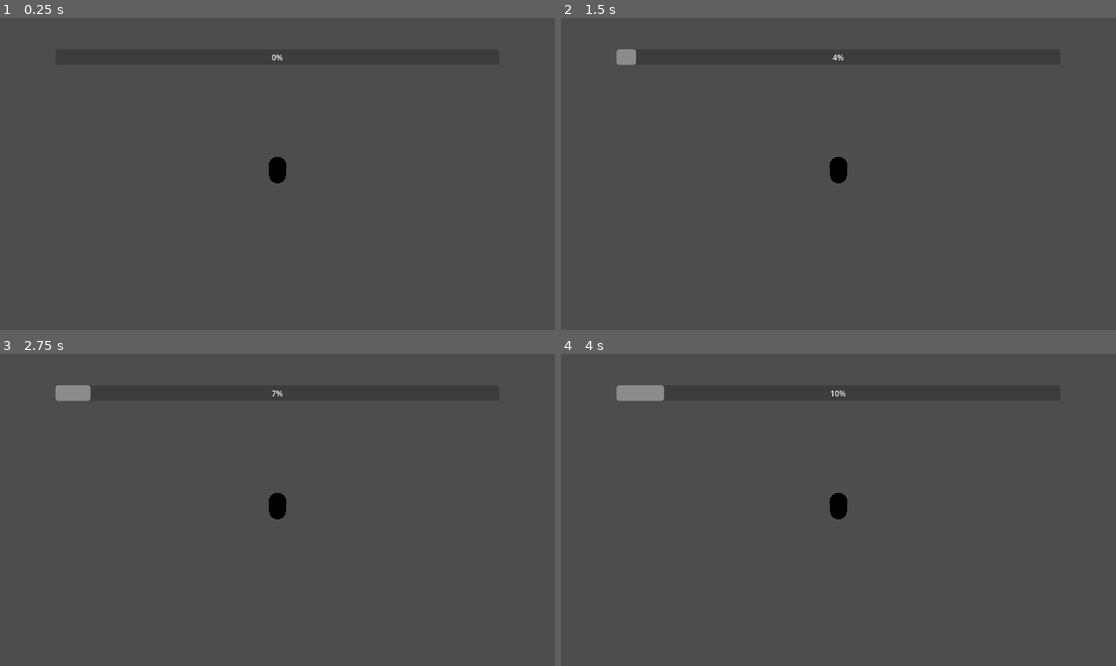
Above: before the commit, frames 1-4 (two rows, left to right).
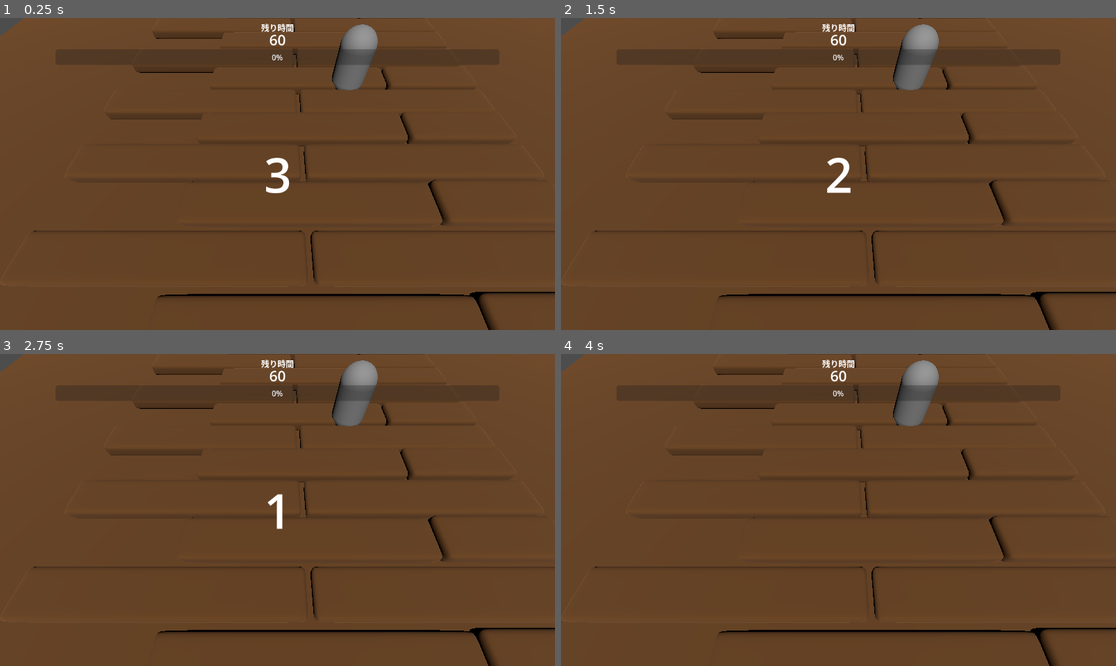
Above: after the commit, the same moments.

Repository: TaikiKume/WaraiWoBarenai
Game: Godot game, scene res://main.tscn
Two runs of this game, one before a commit and one after it. Both use one fixed random seed, a clock stepped at 60 frames per second and the inputs below.
Inputs:
- Up to frame 1 (0.25 s): no input
- Up to frame 2 (1.5 s): tap Enter at 0.5 s; hold Space (Laugh) 0.53-1.28 s; tap Space (Laugh) at 1.35 s
- Up to frame 3 (2.75 s): hold Space (Laugh) from 2.03 s (still down)
- Up to frame 4 (4 s): release Space (Laugh) at 2.78 s; tap Space (Laugh) at 2.85 s; tap Enter at 3.5 s; hold Space (Laugh) from 3.53 s (still down)

The runs differ from the first frame. In frame 1, 98% of the frame differs, in the area x 0-100%, y 0-100%; in frame 2, 99%; in frame 3, 99%; in frame 4, 99%.

Commit message:
家具の追加
家具の追加
ゲームクリア
３２１の追加

Diff:
--- a/LevelController.gd
+++ b/LevelController.gd
@@ -1,5 +1,9 @@
 extends Node
 @export var progressbar: ProgressBar
+
+@export var timerText : Label
+@export var countDownText : Label
+@export var timer : Timer
 #笑い声の範囲
 var laughRadius : float = 0.0
 #笑いゲージ
@@ -9,6 +13,10 @@
 #クリア時間
 @export var gameOverTime : float = 60.0
 
+var isStartGame : bool =false
+
+var count : int =0
+
 # Called when the node enters the scene tree for the first time.
 func _ready():
 	pass # Replace with function body.
@@ -16,20 +24,32 @@
 
 # Called every frame. 'delta' is the elapsed time since the previous frame.
 func _process(delta):
+	if(!isStartGame):
+		return 0
+
+
+
 	progressbar.value = laughGagePoint
 	print(laughGagePoint)
+
+	timerText.text = str(int(gameOverTime - progressTimer));
 #Clear!!!!
 	if(laughGagePoint>=100):
+		get_tree().change_scene_to_file("res://game_clear.tscn")
 		print("GameClear");
+		return 1
 
 #TimeOver判定
 	progressTimer += delta;
 	if(progressTimer>gameOverTime):
+		get_tree().change_scene_to_file("res://game_over.tscn")
 		print("TimeOver");
 
 
 #プレイヤーの死亡判定をする
 	if($Oni.global_transform.origin.length()<$Oni.room_burst_distance&&laughRadius>0.1):
+
+		get_tree().change_scene_to_file("res://game_over.tscn")
 		print("Die");
 
 
@@ -46,3 +66,15 @@
 #笑いを止める
 func _resetLaughRadius():
 	laughRadius = 0;
+
+func _getisStartGame():
+		return isStartGame;
+
+func _on_timer_timeout():
+	count+=1
+	if(count<4):
+		countDownText.text=str(3-count);
+	else:
+		timer.paused=true;
+		countDownText.hide()
+		isStartGame=true;
--- a/Player.gd
+++ b/Player.gd
@@ -11,6 +11,7 @@
 @export var addPitchScaleSpeed : float = 0.1
 
 var initialVolume : float
+var pushTime : float =0.0
 
 # Called when the node enters the scene tree for the first time.
 func _ready():
@@ -20,16 +21,19 @@
 
 # Called every frame. 'delta' is the elapsed time since the previous frame.
 func _process(delta):
+	if(!get_parent()._getisStartGame()):
+				return 1;
 	if(Input.is_action_just_pressed("Laugh")):
 		$AudioStreamPlayer.play()
 	if (Input.is_action_pressed("Laugh")):
 			$AudioStreamPlayer.volume_db +=2*delta
 			$AudioStreamPlayer.pitch_scale+=0.1*delta
 			get_parent()._addLaughRadius(laughSpreadSpeed*delta)
-			get_parent()._addLaughGagePoint(laughPointSpeed*delta)
-			print(get_parent().laughRadius   )
+			get_parent()._addLaughGagePoint((pushTime*0.5+laughPointSpeed)*delta)
+			pushTime+=delta;
 	else:
 		$AudioStreamPlayer.stop()
 		$AudioStreamPlayer.volume_db = initialVolume
 		$AudioStreamPlayer.pitch_scale=1
+		pushTime=0.0
 		get_parent()._resetLaughRadius()
--- /dev/null
+++ b/game_clear.gd
@@ -0,0 +1,12 @@
+extends Node2D
+
+
+
+
+
+func _on_restart_button_pressed():
+	get_tree().change_scene_to_file("res://main.tscn")
+
+
+func _on_back_to_title_button_pressed():
+	pass # Replace with function body.
--- /dev/null
+++ b/game_clear.tscn
@@ -0,0 +1,69 @@
+[gd_scene load_steps=2 format=3 uid="uid://dsw06ucuyw2xh"]
+
+[ext_resource type="Script" path="res://game_clear.gd" id="1_emw4q"]
+
+[node name="GameClear" type="Node2D"]
+script = ExtResource("1_emw4q")
+
+[node name="Control" type="Control" parent="."]
+layout_mode = 3
+anchors_preset = 0
+offset_right = 1150.0
+offset_bottom = 648.0
+
+[node name="Panel" type="Panel" parent="Control"]
+layout_mode = 0
+offset_right = 1153.0
+offset_bottom = 646.0
+
+[node name="Label" type="Label" parent="Control/Panel"]
+layout_mode = 1
+anchors_preset = 5
+anchor_left = 0.5
+anchor_right = 0.5
+offset_left = -293.0
+offset_right = 293.0
+offset_bottom = 282.0
+grow_horizontal = 2
+theme_override_font_sizes/font_size = 80
+text = "GameClear
+"
+horizontal_alignment = 1
+vertical_alignment = 1
+
+[node name="RestartButton" type="Button" parent="Control"]
+layout_mode = 1
+anchors_preset = 8
+anchor_left = 0.5
+anchor_top = 0.5
+anchor_right = 0.5
+anchor_bottom = 0.5
+offset_left = -200.0
+offset_top = -38.5
+offset_right = 200.0
+offset_bottom = 38.5
+grow_horizontal = 2
+grow_vertical = 2
+theme_override_font_sizes/font_size = 50
+text = "Restart
+"
+
+[node name="BackToTitleButton" type="Button" parent="Control"]
+layout_mode = 1
+anchors_preset = 8
+anchor_left = 0.5
+anchor_top = 0.5
+anchor_right = 0.5
+anchor_bottom = 0.5
+offset_left = -200.0
+offset_top = 73.5
+offset_right = 200.0
+offset_bottom = 150.5
+grow_horizontal = 2
+grow_vertical = 2
+theme_override_font_sizes/font_size = 50
+text = "BackToTitle
+"
+
+[connection signal="pressed" from="Control/RestartButton" to="." method="_on_restart_button_pressed"]
+[connection signal="pressed" from="Control/BackToTitleButton" to="." method="_on_back_to_title_button_pressed"]
--- /dev/null
+++ b/game_over.gd
@@ -0,0 +1,19 @@
+extends Node2D
+
+
+# Called when the node enters the scene tree for the first time.
+func _ready():
+	pass # Replace with function body.
+
+
+# Called every frame. 'delta' is the elapsed time since the previous frame.
+func _process(delta):
+	pass
+
+
+func _on_restart_button_pressed():
+	get_tree().change_scene_to_file("res://main.tscn")
+
+
+func _on_back_to_title_button_pressed():
+	pass # Replace with function body.
--- /dev/null
+++ b/game_over.tscn
@@ -0,0 +1,69 @@
+[gd_scene load_steps=2 format=3 uid="uid://kdidxejgly6v"]
+
+[ext_resource type="Script" path="res://game_over.gd" id="1_3xfl0"]
+
+[node name="GameOver" type="Node2D"]
+script = ExtResource("1_3xfl0")
+
+[node name="Control" type="Control" parent="."]
+layout_mode = 3
+anchors_preset = 0
+offset_right = 1150.0
+offset_bottom = 648.0
+
+[node name="Panel" type="Panel" parent="Control"]
+layout_mode = 0
+offset_right = 1153.0
+offset_bottom = 646.0
+
+[node name="Label" type="Label" parent="Control/Panel"]
+layout_mode = 1
+anchors_preset = 5
+anchor_left = 0.5
+anchor_right = 0.5
+offset_left = -293.0
+offset_right = 293.0
+offset_bottom = 282.0
+grow_horizontal = 2
+theme_override_font_sizes/font_size = 80
+text = "GameOver
+"
+horizontal_alignment = 1
+vertical_alignment = 1
+
+[node name="RestartButton" type="Button" parent="Control"]
+layout_mode = 1
+anchors_preset = 8
+anchor_left = 0.5
+anchor_top = 0.5
+anchor_right = 0.5
+anchor_bottom = 0.5
+offset_left = -200.0
+offset_top = -38.5
+offset_right = 200.0
+offset_bottom = 38.5
+grow_horizontal = 2
+grow_vertical = 2
+theme_override_font_sizes/font_size = 50
+text = "Restart
+"
+
+[node name="BackToTitleButton" type="Button" parent="Control"]
+layout_mode = 1
+anchors_preset = 8
+anchor_left = 0.5
+anchor_top = 0.5
+anchor_right = 0.5
+anchor_bottom = 0.5
+offset_left = -200.0
+offset_top = 73.5
+offset_right = 200.0
+offset_bottom = 150.5
+grow_horizontal = 2
+grow_vertical = 2
+theme_override_font_sizes/font_size = 50
+text = "BackToTitle
+"
+
+[connection signal="pressed" from="Control/RestartButton" to="." method="_on_restart_button_pressed"]
+[connection signal="pressed" from="Control/BackToTitleButton" to="." method="_on_back_to_title_button_pressed"]
--- /dev/null
+++ b/main.gdshader
@@ -0,0 +1,19 @@
+shader_type spatial;
+
+void vertex() {
+	// Called for every vertex the material is visible on.
+}
+
+void fragment() {
+	// 色を取得
+    vec4 color = texture(TEXTURE, UV);
+    // アルファ値以外を置き換える
+    color.rgb = vec3(1, 1, 1);
+    // 反映
+    COLOR = color;
+}
+
+//void light() {
+	// Called for every pixel for every light affecting the material.
+	// Uncomment to replace the default light processing function with this one.
+//}
--- a/main.tscn
+++ b/main.tscn
@@ -1,28 +1,164 @@
-[gd_scene load_steps=5 format=3 uid="uid://bdr6u28mxy1nk"]
+[gd_scene load_steps=8 format=3 uid="uid://bdr6u28mxy1nk"]
 
 [ext_resource type="Script" path="res://LevelController.gd" id="1_ly0cm"]
 [ext_resource type="Script" path="res://LaughterProgress.gd" id="1_ruh3q"]
 [ext_resource type="PackedScene" uid="uid://btfwplr3egwdi" path="res://oni.tscn" id="2_58pul"]
 [ext_resource type="PackedScene" uid="uid://deoyko10lrx6b" path="res://player.tscn" id="3_516bt"]
+[ext_resource type="ArrayMesh" uid="uid://0rxedu130skt" path="res://Room/floor_tiles.obj" id="5_1j40x"]
+[ext_resource type="Material" uid="uid://b5w4slquha3nf" path="res://wood.tres" id="6_lj2re"]
+
+[sub_resource type="BoxMesh" id="BoxMesh_d7e1t"]
 
 [node name="Root" type="Node3D"]
 
 [node name="MainCamera" type="Camera3D" parent="."]
-transform = Transform3D(1, 0, 0, 0, 0.5, 0.866025, 0, -0.866025, 0.5, 0, 10, 6)
+transform = Transform3D(1, 0, 0, 0, 0.5, 0.866025, 0, -0.866025, 0.5, -2.27905, 3.67359, 6)
 
 [node name="LaughterProgress" type="ProgressBar" parent="MainCamera"]
-offset_left = 47.0
-offset_top = 41.0
-offset_right = 1096.0
-offset_bottom = 68.0
+offset_left = 53.0
+offset_top = 57.0
+offset_right = 1102.0
+offset_bottom = 84.0
 script = ExtResource("1_ruh3q")
 
-[node name="LevelController" type="Node" parent="." node_paths=PackedStringArray("progressbar")]
+[node name="TimerText" type="Label" parent="MainCamera"]
+anchors_preset = 5
+anchor_left = 0.5
+anchor_right = 0.5
+offset_left = -114.0
+offset_top = 24.0
+offset_right = 114.0
+offset_bottom = 66.0
+grow_horizontal = 2
+theme_override_font_sizes/font_size = 30
+text = "60"
+horizontal_alignment = 1
+vertical_alignment = 1
+
+[node name="Label2" type="Label" parent="MainCamera"]
+anchors_preset = 5
+anchor_left = 0.5
+anchor_right = 0.5
+offset_left = -114.0
+offset_top = -1.0
+offset_right = 114.0
+offset_bottom = 41.0
+grow_horizontal = 2
+theme_override_font_sizes/font_size = 17
+text = "残り時間
+"
+horizontal_alignment = 1
+vertical_alignment = 1
+
+[node name="CountDownText" type="Label" parent="MainCamera"]
+anchors_preset = 8
+anchor_left = 0.5
+anchor_top = 0.5
+anchor_right = 0.5
+anchor_bottom = 0.5
+offset_left = -20.0
+offset_top = -11.5
+offset_right = 20.0
+offset_bottom = 11.5
+grow_horizontal = 2
+grow_vertical = 2
+theme_override_font_sizes/font_size = 100
+text = "3
+"
+horizontal_alignment = 1
+vertical_alignment = 1
+
+[node name="DirectionalLight3D" type="DirectionalLight3D" parent="MainCamera"]
+
+[node name="LevelController" type="Node" parent="." node_paths=PackedStringArray("progressbar", "timerText", "countDownText", "timer")]
 script = ExtResource("1_ly0cm")
 progressbar = NodePath("../MainCamera/LaughterProgress")
+timerText = NodePath("../MainCamera/TimerText")
+countDownText = NodePath("../MainCamera/CountDownText")
+timer = NodePath("../Timer")
 
 [node name="Oni" parent="LevelController" instance=ExtResource("2_58pul")]
 
 [node name="Player" parent="LevelController" instance=ExtResource("3_516bt")]
 laughSpreadSpeed = 50.0
-laughPointSpeed = 5.0
+laughPointSpeed = 100.0
+
+[node name="Timer" type="Timer" parent="."]
+autostart = true
+
+[node name="FloorTiles2" type="MeshInstance3D" parent="."]
+transform = Transform3D(2, 0, 0, 0, 2, 0, 0, 0, 2, -1.31499, -1.01223, 0.51183)
+mesh = ExtResource("5_1j40x")
+surface_material_override/0 = ExtResource("6_lj2re")
+surface_material_override/1 = ExtResource("6_lj2re")
+surface_material_override/2 = ExtResource("6_lj2re")
+
+[node name="FloorTiles3" type="MeshInstance3D" parent="."]
+transform = Transform3D(2, 0, 0, 0, 2, 0, 0, 0, 2, -1.31499, -1.01223, 2.71012)
+mesh = ExtResource("5_1j40x")
+surface_material_override/0 = ExtResource("6_lj2re")
+surface_material_override/1 = ExtResource("6_lj2re")
+surface_material_override/2 = ExtResource("6_lj2re")
+
+[node name="FloorTiles4" type="MeshInstance3D" parent="."]
+transform = Transform3D(2, 0, 0, 0, 2, 0, 0, 0, 2, -1.31499, -1.01223, 4.99633)
+mesh = ExtResource("5_1j40x")
+surface_material_override/0 = ExtResource("6_lj2re")
+surface_material_override/1 = ExtResource("6_lj2re")
+surface_material_override/2 = ExtResource("6_lj2re")
+
+[node name="FloorTiles5" type="MeshInstance3D" parent="."]
+transform = Transform3D(2, 0, 0, 0, 2, 0, 0, 0, 2, -1.31499, -1.01223, 7.33342)
+mesh = ExtResource("5_1j40x")
+surface_material_override/0 = ExtResource("6_lj2re")
+surface_material_override/1 = ExtResource("6_lj2re")
+surface_material_override/2 = ExtResource("6_lj2re")
+
+[node name="FloorTiles6" type="MeshInstance3D" parent="."]
+transform = Transform3D(2, 0, 0, 0, 2, 0, 0, 0, 2, -1.31499, -1.01223, 9.65335)
+mesh = ExtResource("5_1j40x")
+surface_material_override/0 = ExtResource("6_lj2re")
+surface_material_override/1 = ExtResource("6_lj2re")
+surface_material_override/2 = ExtResource("6_lj2re")
+
+[node name="FloorTiles7" type="MeshInstance3D" parent="."]
+transform = Transform3D(2, 0, 0, 0, 2, 0, 0, 0, 2, -1.31499, -1.01223, -10.9807)
+mesh = ExtResource("5_1j40x")
+surface_material_override/0 = ExtResource("6_lj2re")
+surface_material_override/1 = ExtResource("6_lj2re")
+surface_material_override/2 = ExtResource("6_lj2re")
+
+[node name="FloorTiles8" type="MeshInstance3D" parent="."]
+transform = Transform3D(2, 0, 0, 0, 2, 0, 0, 0, 2, -1.31499, -1.01223, -8.78244)
+mesh = ExtResource("5_1j40x")
+surface_material_override/0 = ExtResource("6_lj2re")
+surface_material_override/1 = ExtResource("6_lj2re")
+surface_material_override/2 = ExtResource("6_lj2re")
+
+[node name="FloorTiles9" type="MeshInstance3D" parent="."]
+transform = Transform3D(2, 0, 0, 0, 2, 0, 0, 0, 2, -1.31499, -1.01223, -6.49624)
+mesh = ExtResource("5_1j40x")
+surface_material_override/0 = ExtResource("6_lj2re")
+surface_material_override/1 = ExtResource("6_lj2re")
+surface_material_override/2 = ExtResource("6_lj2re")
+
+[node name="FloorTiles10" type="MeshInstance3D" parent="."]
+transform = Transform3D(2, 0, 0, 0, 2, 0, 0, 0, 2, -1.31499, -1.01223, -4.15914)
+mesh = ExtResource("5_1j40x")
+surface_material_override/0 = ExtResource("6_lj2re")
+surface_material_override/1 = ExtResource("6_lj2re")
+surface_material_override/2 = ExtResource("6_lj2re")
+
+[node name="MeshInstance3D" type="MeshInstance3D" parent="FloorTiles10"]
+transform = Transform3D(13.2008, 0, 0, 0, 1, 0, 0, 0, 15.5799, 0.0430851, -0.507106, 0.226891)
+material_override = ExtResource("6_lj2re")
+mesh = SubResource("BoxMesh_d7e1t")
+
+[node name="FloorTiles11" type="MeshInstance3D" parent="."]
+transform = Transform3D(2, 0, 0, 0, 2, 0, 0, 0, 2, -1.31499, -1.01223, -1.83922)
+mesh = ExtResource("5_1j40x")
+surface_material_override/0 = ExtResource("6_lj2re")
+surface_material_override/1 = ExtResource("6_lj2re")
+surface_material_override/2 = ExtResource("6_lj2re")
+
+[connection signal="timeout" from="Timer" to="LevelController" method="_on_timer_timeout"]
--- a/player.tscn
+++ b/player.tscn
@@ -13,5 +13,5 @@
 
 [node name="AudioStreamPlayer" type="AudioStreamPlayer" parent="."]
 stream = ExtResource("2_xol11")
-volume_db = -50.0
+volume_db = -38.979
 pitch_scale = 0.41
--- a/project.godot
+++ b/project.godot
@@ -15,6 +15,16 @@
 config/features=PackedStringArray("4.2", "Mobile")
 config/icon="res://icon.svg"
 
+[importer_defaults]
+
+wavefront_obj={
+"force_disable_mesh_compression": false,
+"generate_tangents": true,
+"offset_mesh": Vector3(0, 0, 0),
+"optimize_mesh": true,
+"scale_mesh": Vector3(1, 1, 1)
+}
+
 [input]
 
 Laugh={
--- /dev/null
+++ b/wood.tres
@@ -0,0 +1,5 @@
+[gd_resource type="StandardMaterial3D" format=3 uid="uid://b5w4slquha3nf"]
+
+[resource]
+albedo_color = Color(0.403922, 0.25098, 0.105882, 1)
+emission = Color(0.592157, 0.443137, 0.486275, 1)
Not shown, added: Room/above_door_stones.mtl
Not shown, added: Room/above_door_stones.obj
Not shown, added: Room/above_door_stones.obj.import
Not shown, added: Room/bar.mtl
Not shown, added: Room/bar.obj.import
Not shown, added: Room/burning_wood.mtl
Not shown, added: Room/burning_wood.obj
Not shown, added: Room/burning_wood.obj.import
Not shown, added: Room/carpet.mtl
Not shown, added: Room/carpet.obj
Not shown, added: Room/carpet.obj.import
Not shown, added: Room/chair.mtl
(and 40 more such lines)
